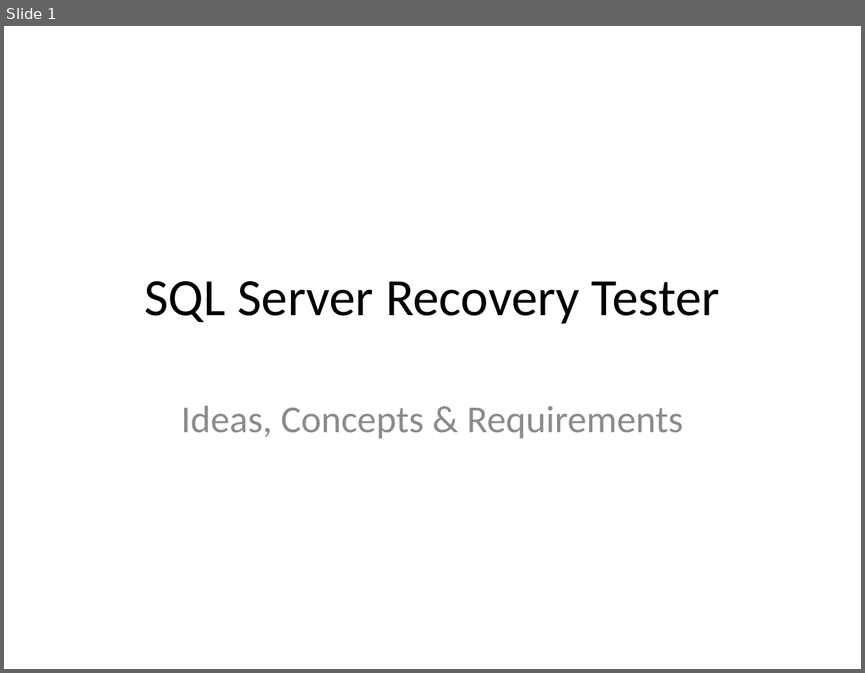
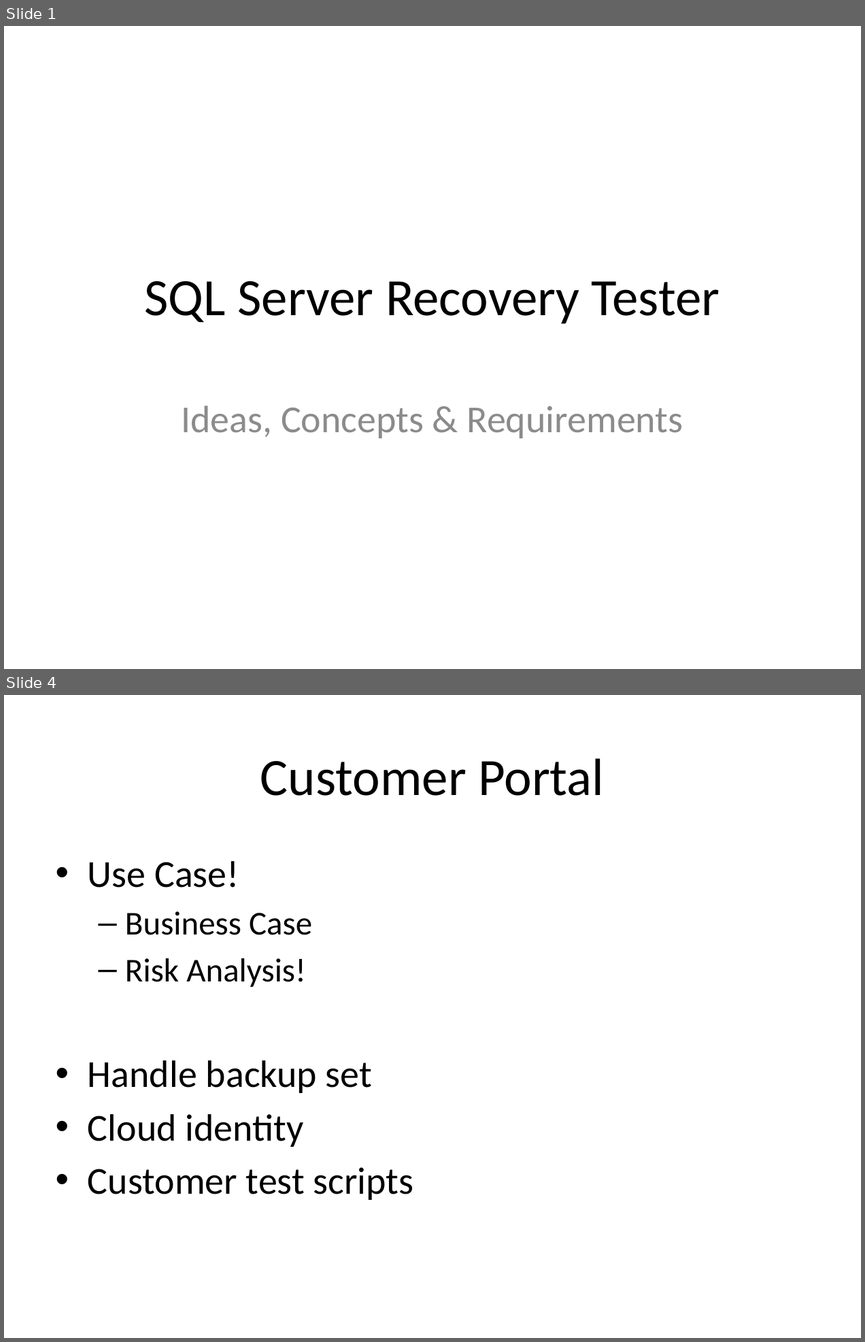
Before and after one commit to NielsGrove/MSSqlRecoveryTester, a slide deck: Documentation/MsSqlRecoveryTester.Concepts.pptx. Shown one above the other, each under a label of ours: slide 1 before the commit, slides 1 and 4 after it; the slides between them are not shown. The pictures are 865x673 and 865x1342 pixels, drawn with LibreOffice and Linux fonts; fonts in the diff are those of the drawing. Boxes give left, top, right and bottom in pixels: in the first picture for what was removed or moved away, otherwise in the second. Text is boxed around its words. In the diff, an @@ line names an element or a change of style, - is before the commit and + after.

```diff
--- a/Documentation/MsSqlRecoveryTester.Concepts.pptx
+++ b/Documentation/MsSqlRecoveryTester.Concepts.pptx
@@ slide 4 added at [4, 695, 861, 1338], background #FFFFFF @@
@@ title added at [260, 758, 604, 796], 44 pt, text #000000 @@
+Customer Portal
@@ text added at [88, 861, 414, 1200], 32 pt, text #000000 @@
+• Use Case!
+  – Business Case
+  – Risk Analysis!
+• Handle backup set
+• Cloud identity
+• Customer test scripts
```
Also in this commit, not shown: 7 other slides added.
